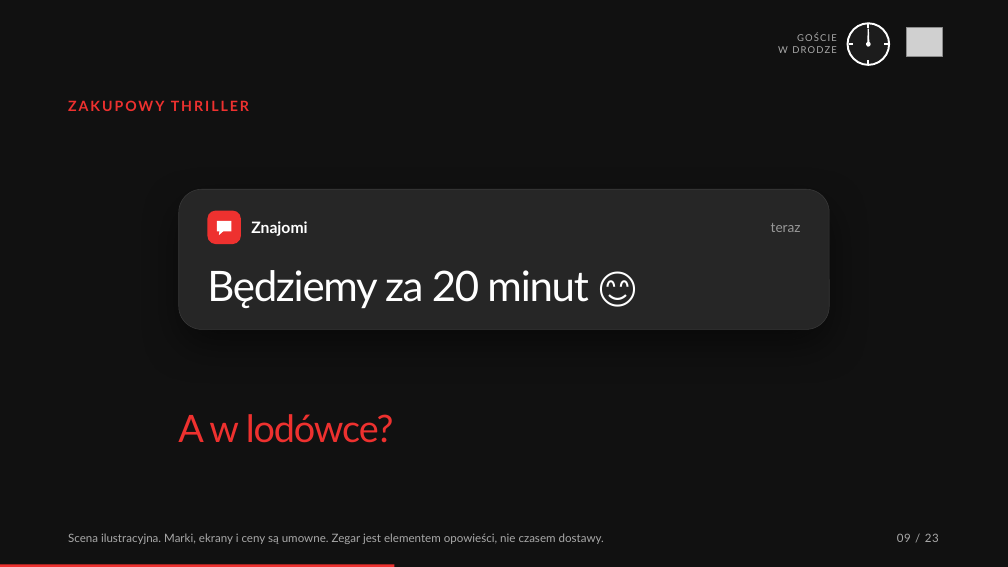
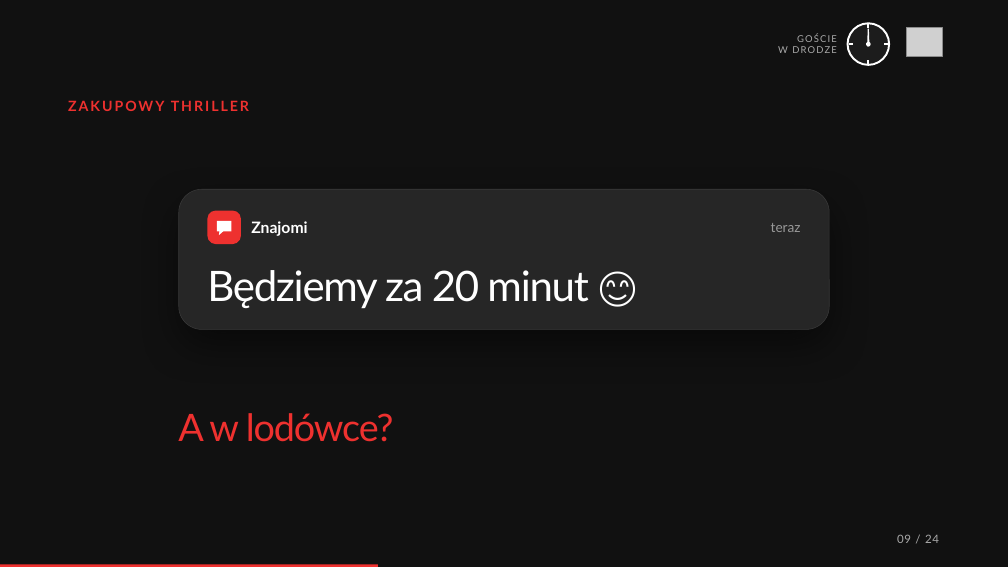
Before and after one commit to arkjel/homo-urgents-presentation, a slide deck: slide 9 of exports/Homo-Urgens-Google.pptx. Drawn at 1008x567 pixels with LibreOffice and Linux fonts; fonts in the diff are those of the drawing; grey boxes stand for pictures. Boxes give left, top, right and bottom in pixels: in the first picture for what was removed or moved away, otherwise in the second. Text is boxed around its words. In the diff, an @@ line names an element or a change of style, - is before the commit and + after.

```diff
--- a/exports/Homo-Urgens-Google.pptx
+++ b/exports/Homo-Urgens-Google.pptx
@@ text removed at <box>68,533,604,544</box> @@
-Scena ilustracyjna. Marki, ekrany i ceny są umowne. Zegar jest elementem opowieści, nie czasem dostawy.
@@ text at <box>897,534,939,543</box>: text changed @@
-09 / 23
+09 / 24
@@ rectangle: place and size @@
-rectangle at <box>0,565,395,567</box>
+rectangle at <box>0,565,378,567</box>
```
Also in this commit, not shown: 17 other slides changed, 4 slides added, 3 slides removed, 1 other file.
